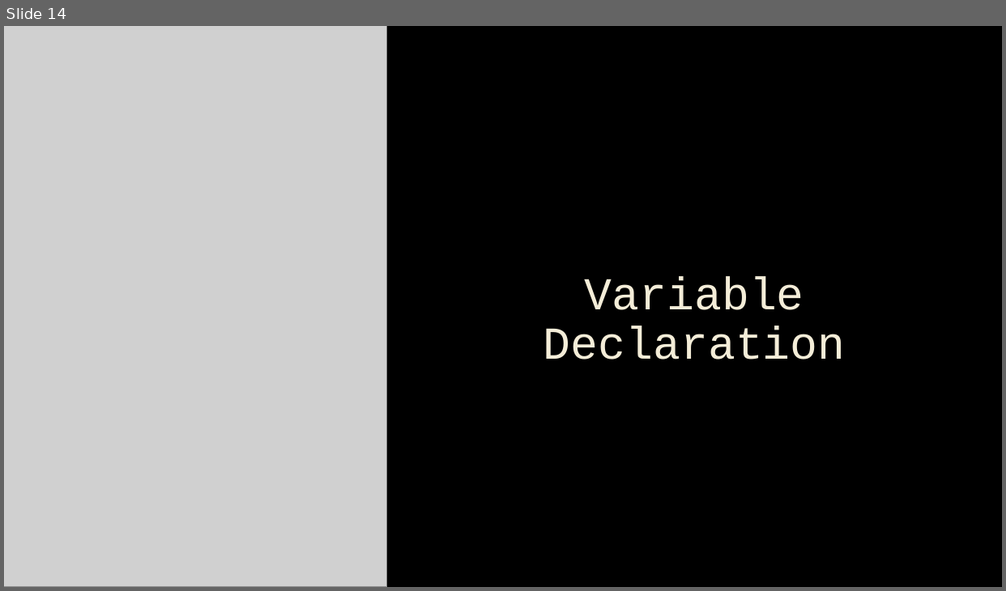
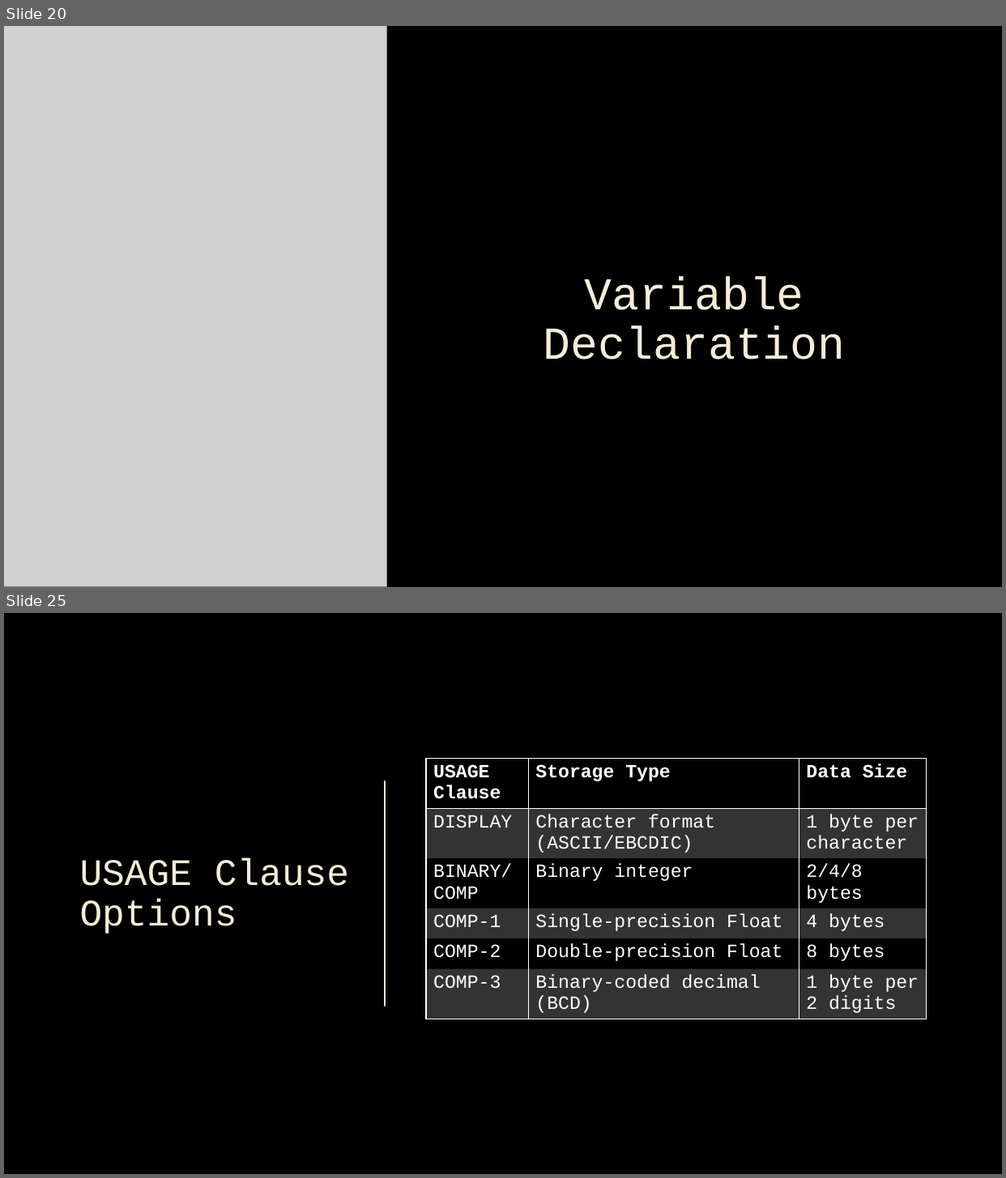
Before and after one commit to n1zuu/cobol-stack-demo, a slide deck: cobol/cobol.pptx. Shown one above the other, each under a label of ours: slide 14 before the commit, slides 20 and 25 after it; the slides between them are not shown. The pictures are 1006x591 and 1006x1178 pixels, drawn with LibreOffice and Linux fonts; fonts in the diff are those of the drawing; grey boxes stand for pictures; background and template pictures are left out. Boxes give left, top, right and bottom in pixels: in the first picture for what was removed or moved away, otherwise in the second. Text is boxed around its words. In the diff, an @@ line names an element or a change of style, - is before the commit and + after.

```diff
--- a/cobol/cobol.pptx
+++ b/cobol/cobol.pptx
@@ slide 25 added at (4, 613, 1002, 1174), background picture (left out) @@
@@ table added at (426, 758, 928, 1029), 6 rows, 3 columns @@
+USAGE Clause | Storage Type | Data Size
+DISPLAY | Character format (ASCII/EBCDIC) | 1 byte per / character
+BINARY/ / COMP | Binary integer | 2/4/8 bytes
+COMP-1 | Single-precision Float | 4 bytes
+COMP-2 | Double-precision Float | 8 bytes
+COMP-3 | Binary-coded decimal (BCD) | 1 byte per 2 digits
@@ line added from (385, 781) to (385, 1006), #F4EDD8 1.5 pt @@
@@ title added at (80, 858, 349, 934), 36 pt, text #F4EDD8 @@
+USAGE Clause Options
@@ what was slide 14 is now slide 20 @@
```
Also in this commit, not shown: 10 slides changed, 19 other slides added.
